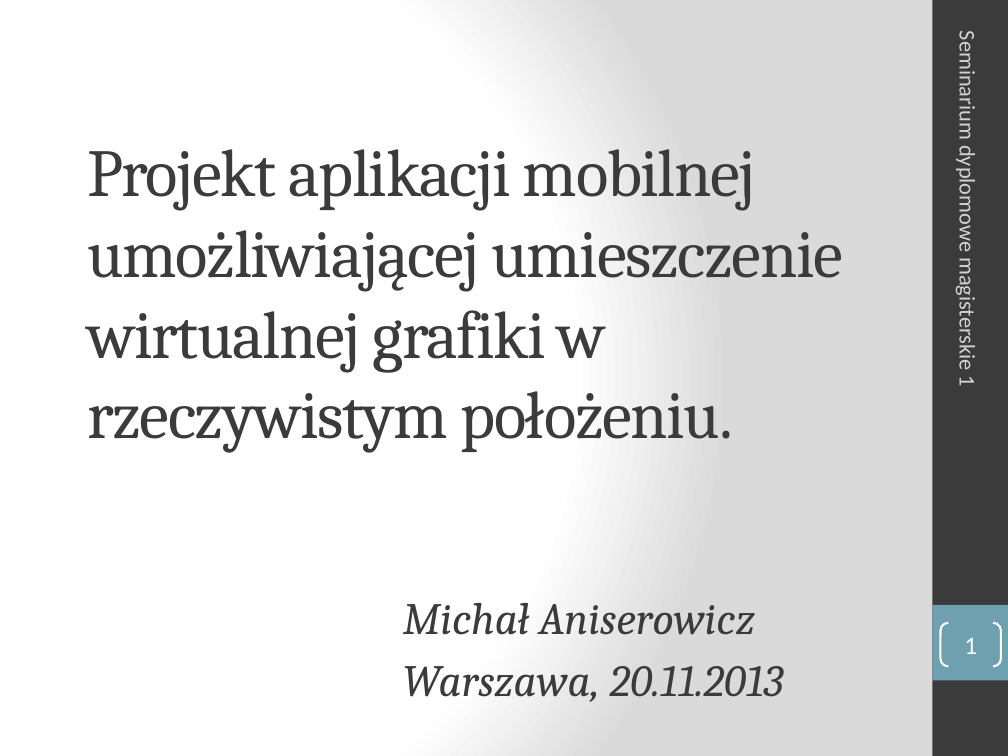
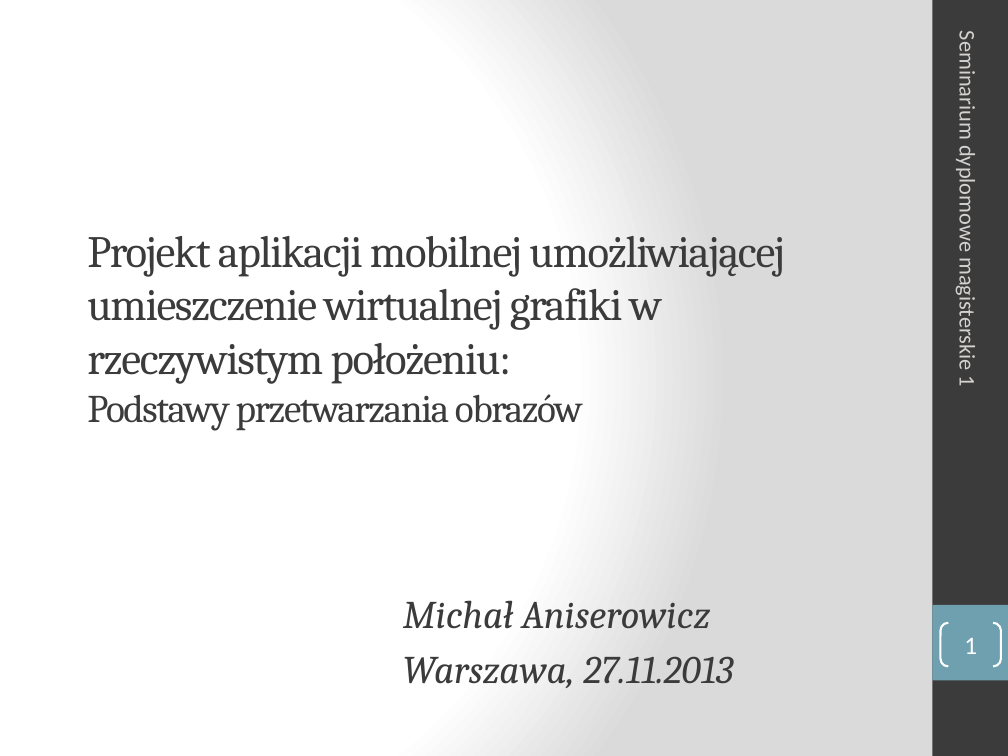
Before and after one commit to turekj/msc, a slide deck: slide 1 of Placeholder/seminar1/prezentacja/sdm1_Aniserowicz_Michal.pptx. Drawn at 1008x756 pixels with LibreOffice and Linux fonts; fonts in the diff are those of the drawing. Boxes give left, top, right and bottom in pixels: in the first picture for what was removed or moved away, otherwise in the second. Text is boxed around its words. In the diff, an @@ line names an element or a change of style, - is before the commit and + after.

```diff
--- a/Placeholder/seminar1/prezentacja/sdm1_Aniserowicz_Michal.pptx
+++ b/Placeholder/seminar1/prezentacja/sdm1_Aniserowicz_Michal.pptx
@@ title "Projekt aplikacji mobilnej umożliwiającej umieszczenie ..." at (x1=87, y1=236, x2=785, y2=384): vertical alignment bottom to middle @@
@@ title at (x1=87, y1=236, x2=785, y2=384): text changed; size 48 to 32 pt @@
-Projekt aplikacji mobilnej umożliwiającej umieszczenie wirtualnej grafiki w rzeczywistym położeniu.
+Projekt aplikacji mobilnej umożliwiającej umieszczenie wirtualnej grafiki w rzeczywistym położeniu:
+Podstawy przetwarzania obrazów
@@ subtitle at (x1=403, y1=600, x2=711, y2=629): size 32 to 28 pt in "Michał Aniserowicz" @@
@@ subtitle at (x1=403, y1=656, x2=733, y2=688): text changed; size 32 to 28 pt @@
-Warszawa, 20.11.2013
+Warszawa, 27.11.2013
```
Also in this commit, not shown: 8 other slides changed, 5 slides added, 1 slide removed, 4 other files.
